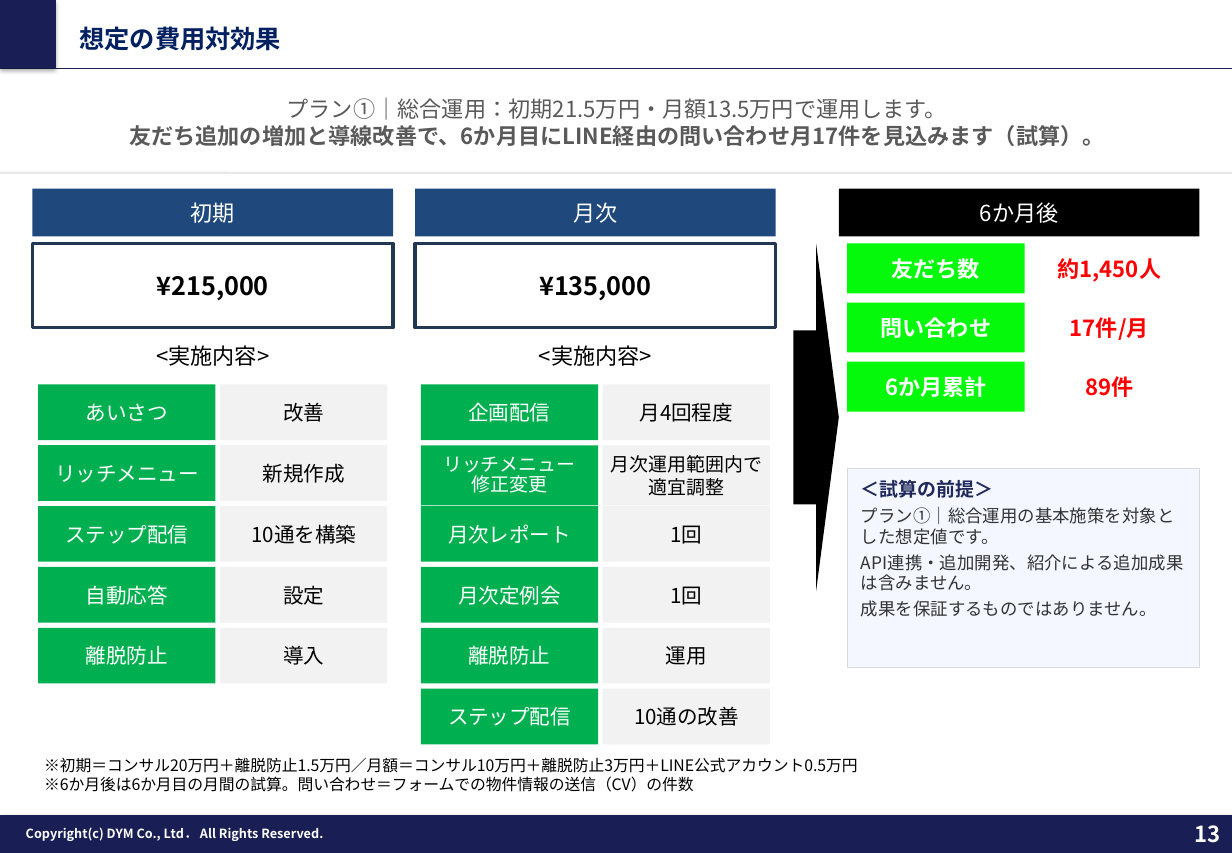
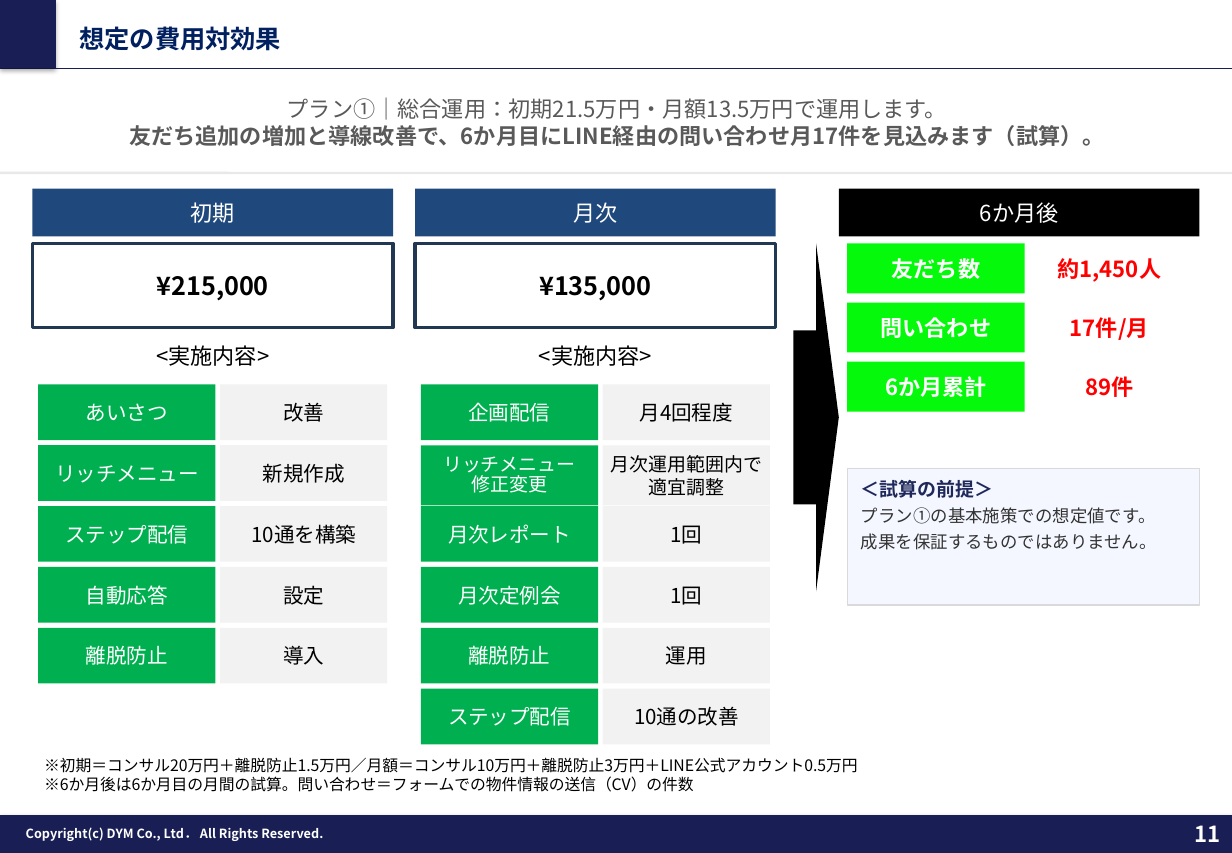
Before and after one commit to tonomura-r-dev/folder, a slide deck: slide 11 of 202610_株式会社あらうち御中_LINE公式アカウント運用のご提案_v9.pptx (slide 13 before the commit). Drawn at 1232x853 pixels with LibreOffice and Linux fonts; fonts in the diff are those of the drawing; background and template pictures are left out. Boxes give left, top, right and bottom in pixels: in the first picture for what was removed or moved away, otherwise in the second. Text is boxed around its words. In the diff, an @@ line names an element or a change of style, - is before the commit and + after.

```diff
--- a/202610_株式会社あらうち御中_LINE公式アカウント運用のご提案_v9.pptx
+++ b/202610_株式会社あらうち御中_LINE公式アカウント運用のご提案_v9.pptx
@@ rectangle "＜試算の前提＞": place and size @@
-rectangle "＜試算の前提＞" at (847,469,1200,668)
+rectangle "＜試算の前提＞" at (847,469,1200,605)
@@ text in rectangle at (861,507,1156,524): text changed @@
-プラン①｜総合運用の基本施策を対象とした想定値です。
-API連携・追加開発、紹介による追加成果は含みません。
+プラン①の基本施策での想定値です。
@@ page number at (1195,825,1221,842): text changed @@
-13
+11
```
Also in this commit, not shown: 11 other slides changed, 2 slides removed, 3 other files.
